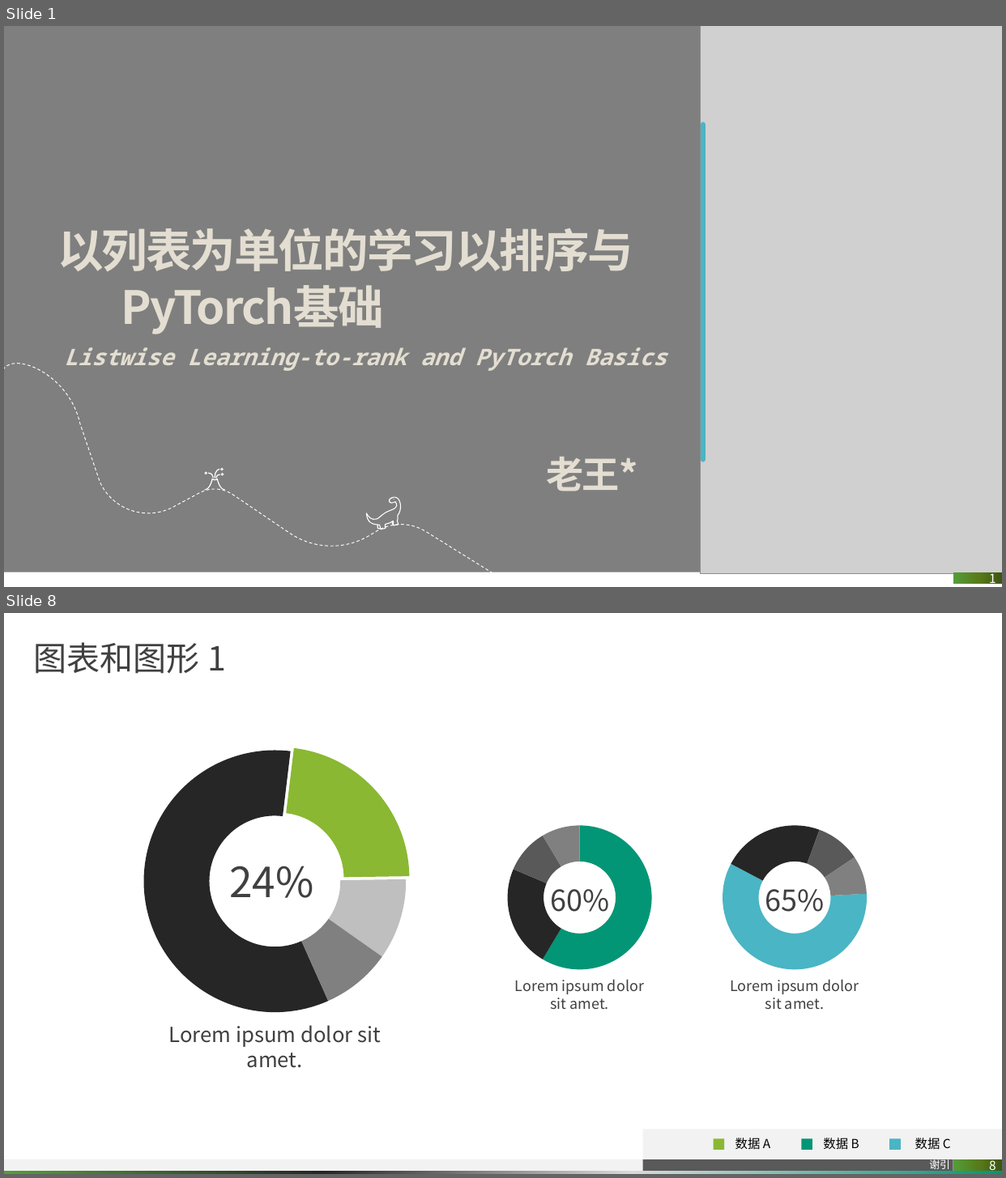
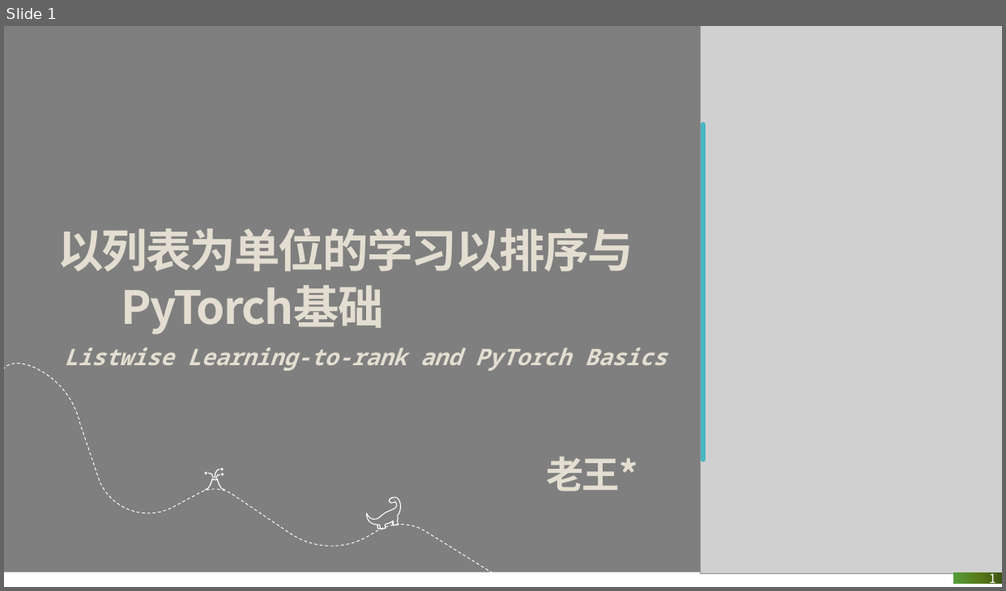
Before and after one commit to pitybea/l2r, a slide deck: rank.pptx. Shown one above the other, each under a label of ours: slides 1 and 8 before the commit, slide 1 after it; the slides between them are not shown. The pictures are 1006x1178 and 1006x591 pixels, drawn with LibreOffice and Linux fonts; fonts in the diff are those of the drawing; grey boxes stand for pictures; background and template pictures are left out. Boxes give left, top, right and bottom in pixels: in the first picture for what was removed or moved away, otherwise in the second. Text is boxed around its words. In the diff, an @@ line names an element or a change of style, - is before the commit and + after.

```diff
--- a/rank.pptx
+++ b/rank.pptx
@@ slide 8 removed at (4,613,1002,1174), background #FFFFFF @@
@@ title removed at (33,642,226,674) @@
-图表和图形 1
@@ doughnut chart removed at (129,725,421,1038) @@
-categories: 1, 2, 3, 4
-Series 1: 59, 23, 10, 9
@@ doughnut chart removed at (497,809,662,986) @@
-categories: 1, 2, 3, 4
-Series 1: 59, 23, 10, 9
@@ doughnut chart removed at (712,809,877,986) @@
-categories: 1, 2, 3, 4
-Series 1: 59, 23, 10, 9
@@ text removed at (229,866,313,898) @@
-24%
@@ text removed at (550,889,609,919) @@
-60%
@@ text removed at (765,889,825,919) @@
-65%
@@ text removed at (515,979,644,1009) @@
-Lorem ipsum dolor
-sit amet.
@@ text removed at (730,979,859,1009) @@
-Lorem ipsum dolor
-sit amet.
@@ text removed at (168,1025,381,1068) @@
-Lorem ipsum dolor sit amet.
@@ rectangle removed at (642,1130,1002,1160) @@
@@ group removed at (714,1138,951,1151): 3 texts, 3 rectangles @@
-数据 A
-数据 B
-数据 C
@@ rectangle removed at (4,1160,774,1171) @@
@@ rectangle removed at (4,1171,1002,1174) @@
@@ rectangle removed at (642,1160,953,1171) @@
-谢引
@@ page number removed at (953,1160,1002,1171) @@
-8
```
Also in this commit, not shown: 3 slides changed, 11 slides added, 7 other slides removed, 1 other file.
